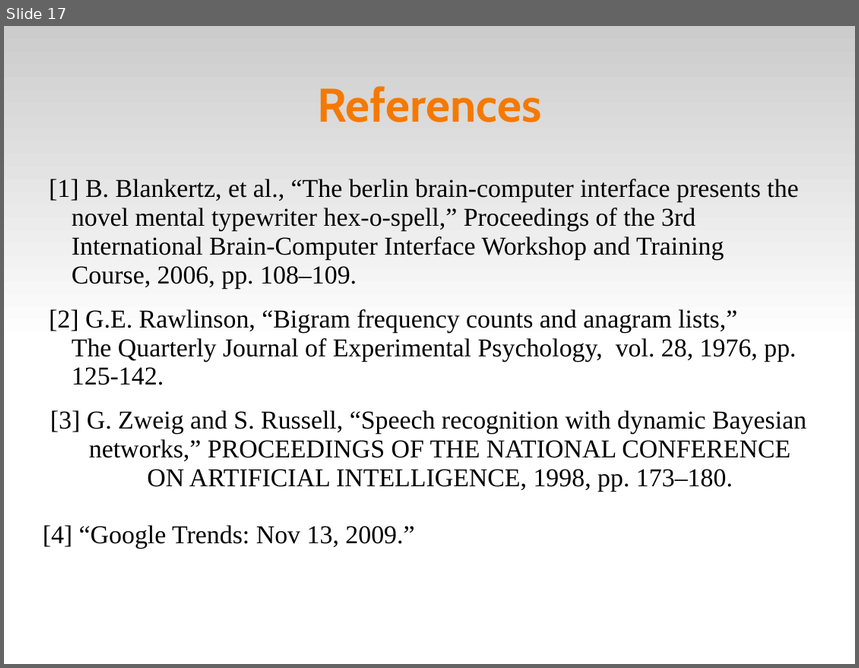
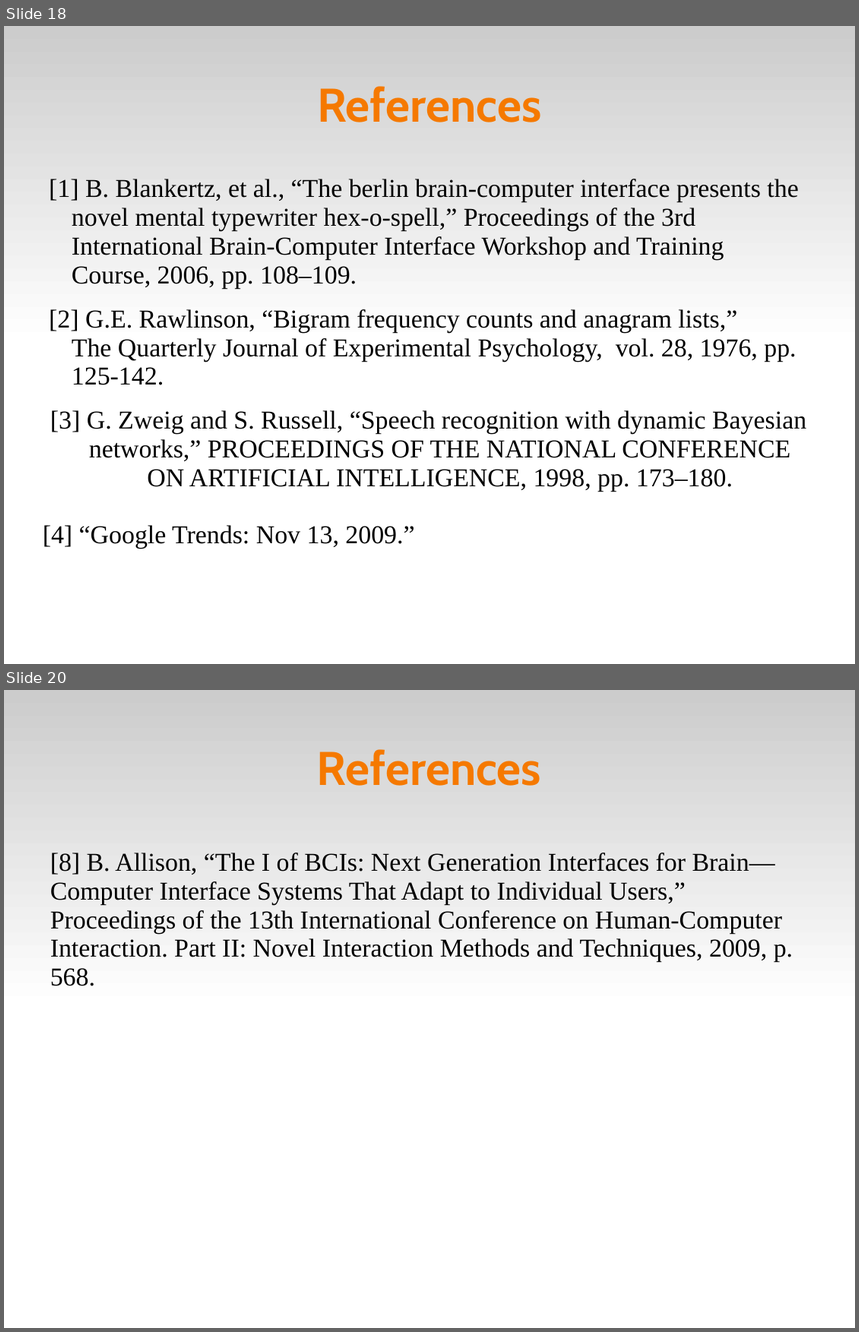
Before and after one commit to abdullah38rcc/BCI-Virtual-Keyboard, a slide deck: circlespell/docs/virtKey.ppt. Shown one above the other, each under a label of ours: slide 17 before the commit, slides 18 and 20 after it; the slides between them are not shown. The pictures are 859x668 and 859x1332 pixels, drawn with LibreOffice and Linux fonts; fonts in the diff are those of the drawing. Boxes give left, top, right and bottom in pixels: in the first picture for what was removed or moved away, otherwise in the second. Text is boxed around its words. In the diff, an @@ line names an element or a change of style, - is before the commit and + after.

```diff
--- a/circlespell/docs/virtKey.ppt
+++ b/circlespell/docs/virtKey.ppt
@@ slide 20 added at [4, 690, 855, 1328], background #FFFFFF; not listed: 1 template element that a slide beside it also shows @@
@@ title added at [317, 749, 541, 786], 44 pt, text #F57900, bold @@
+References
@@ text added at [50, 853, 793, 986], 24 pt, text #000000 @@
+[8] B. Allison, “The I of BCIs: Next Generation Interfaces for Brain—Computer Interface Systems That Adapt to Individual Users,” Proceedings of the 13th International Conference on Human-Computer Interaction. Part II: Novel Interaction Methods and Techniques, 2009, p. 568.
@@ what was slide 17 is now slide 18 @@
```
Also in this commit, not shown: 8 slides changed, 1 other slide added.
